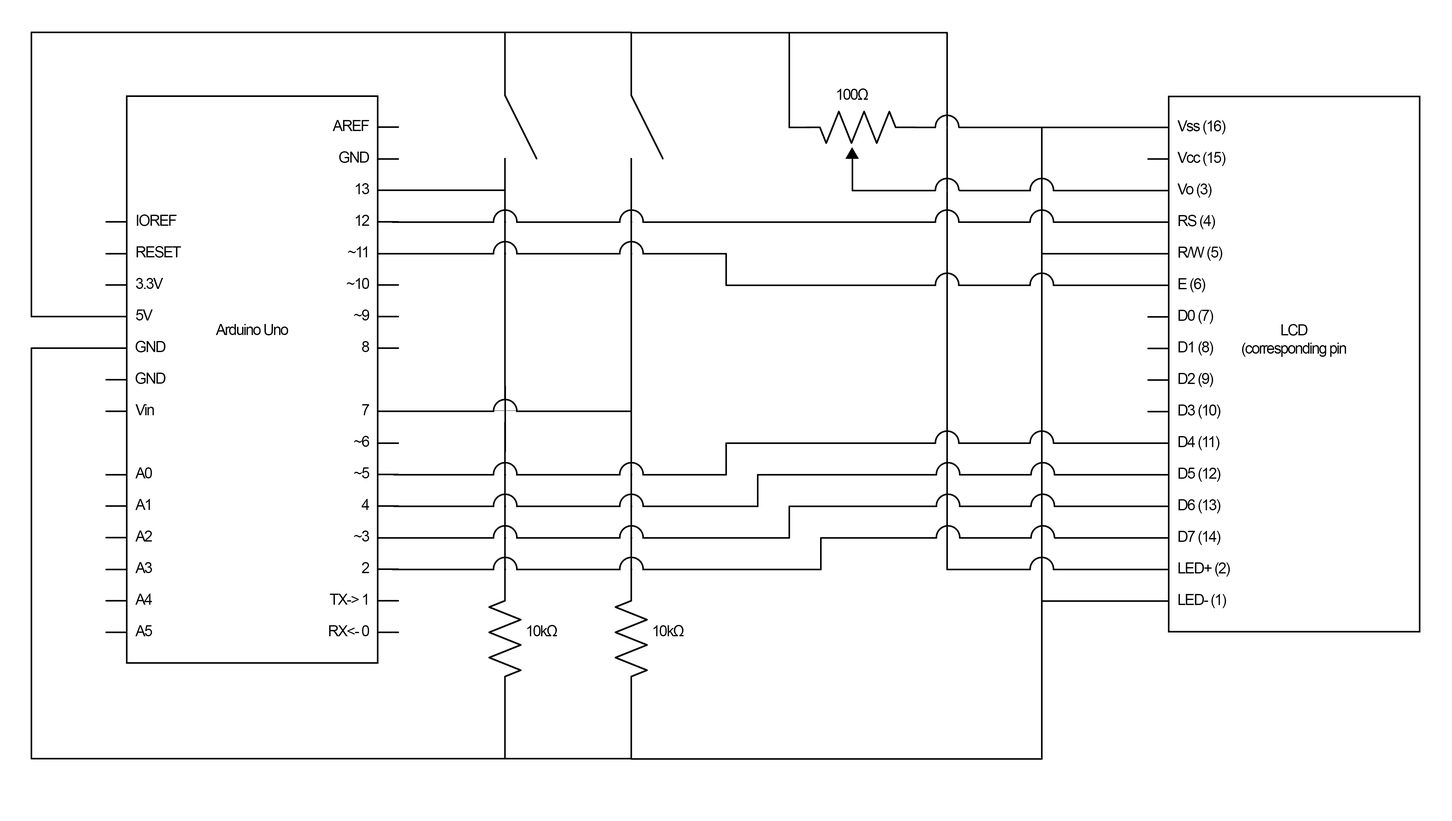
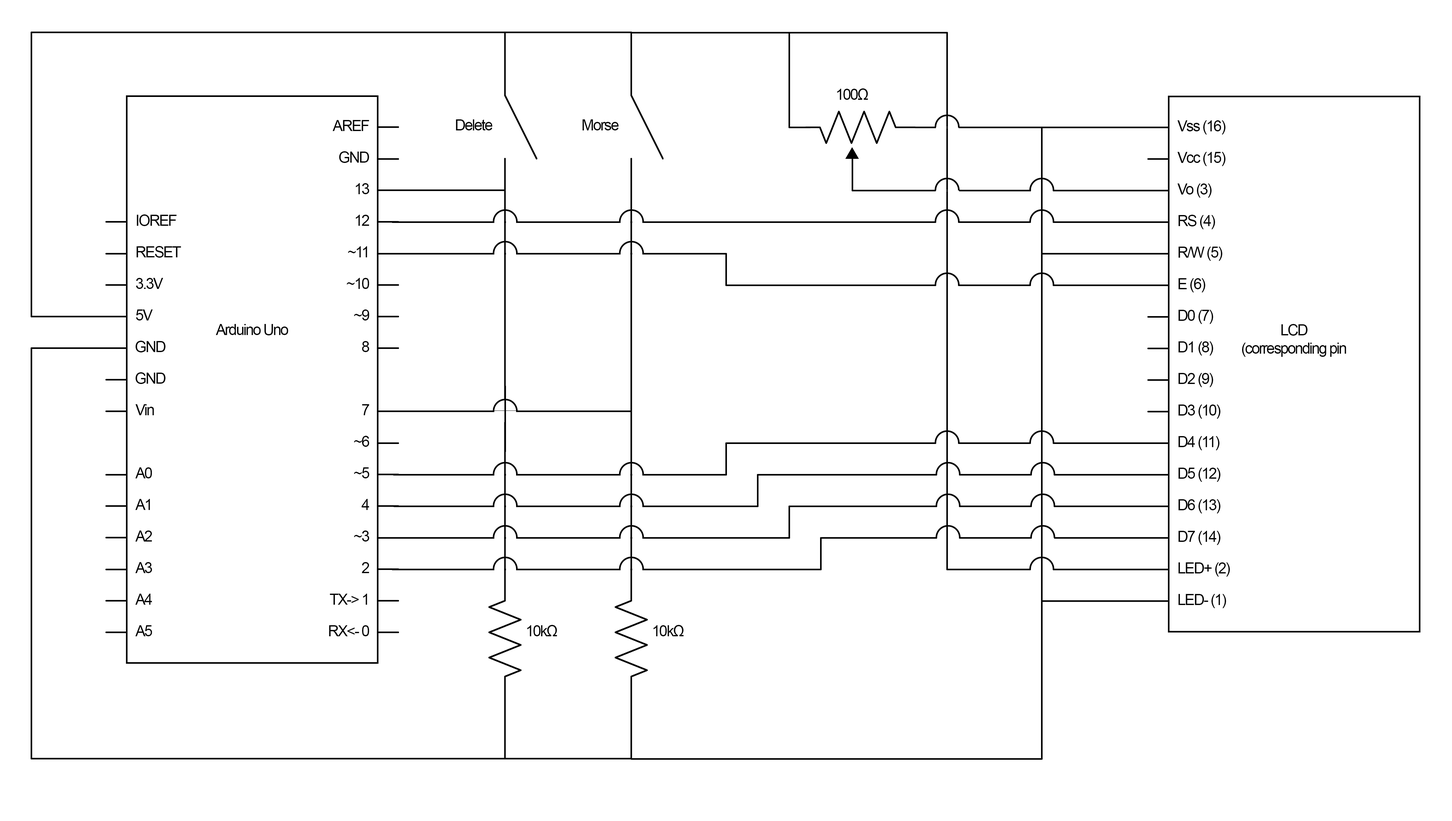
Layer changes from the first 1452x821 image to the second:
added layer "Morse Button" above "Delete Button" over [582, 119, 619, 131]
added layer "Delete Button" above "100kΩ" over [455, 119, 493, 131]
